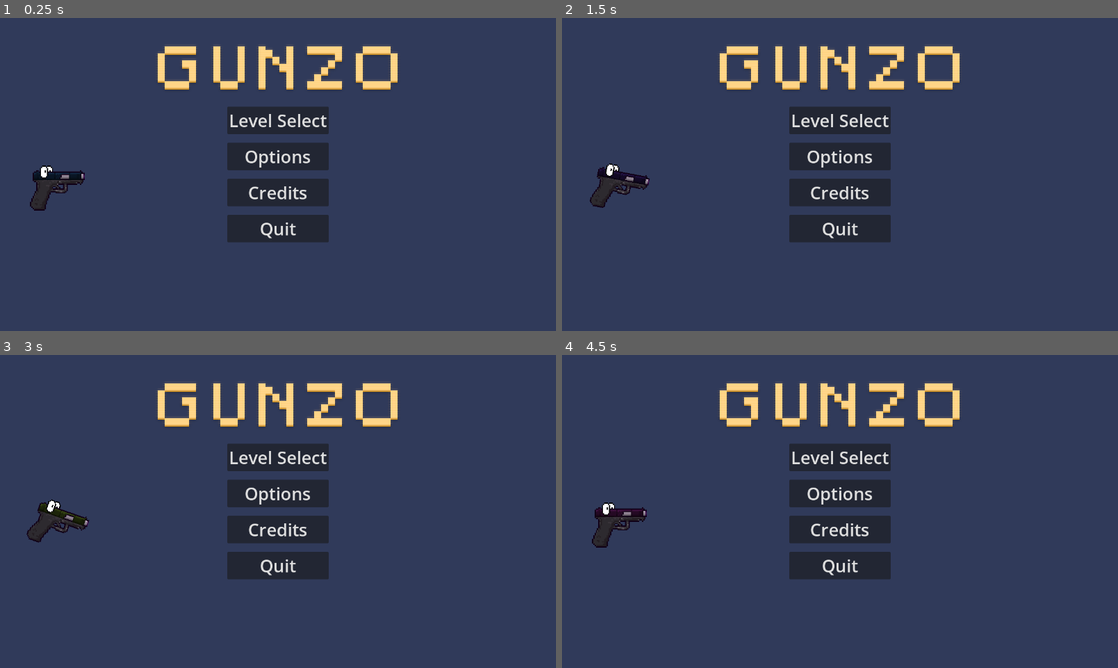
Above: before the commit, frames 1-4 (two rows, left to right).
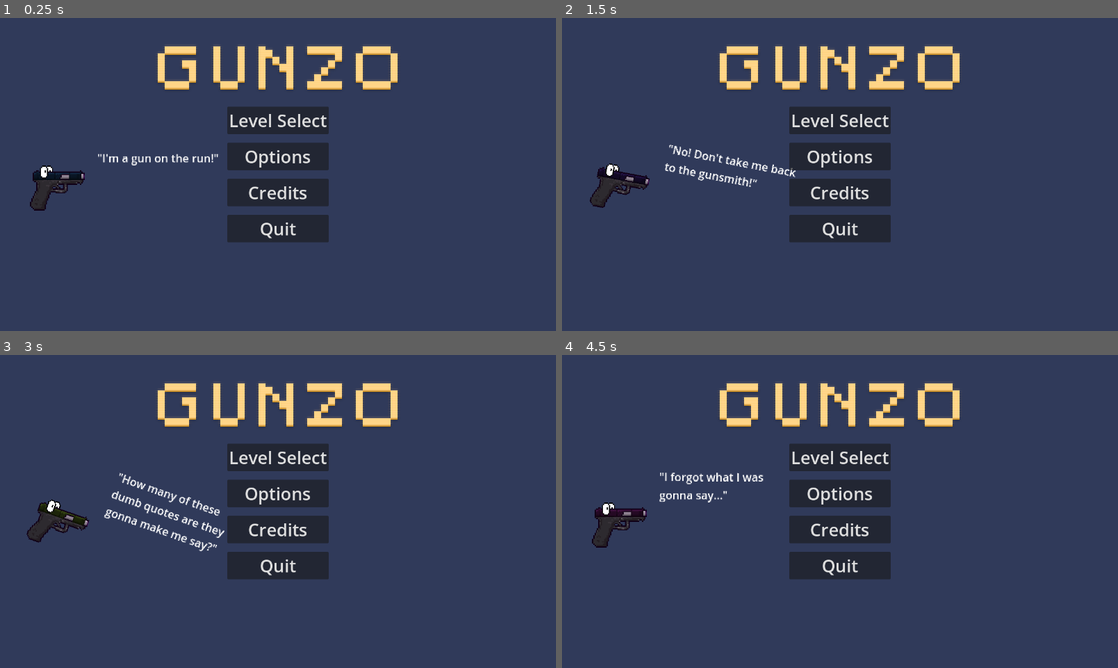
Above: after the commit, the same moments.

Repository: GamesFromANobody/JumpGun
Game: Godot game, scene res://Scenes/UI/main_menu.tscn
Same seed, same stepped clock (60 frames per second), same inputs: the game is played once before the commit and once after it. Sound files missing from this copy of the repository are replaced by a short silence.
Inputs:
- Up to frame 1 (0.25 s): no input
- Up to frame 2 (1.5 s): click "Level Select" at 0.5 s; click "Back" at 1.25 s
- Up to frame 3 (3 s): click "Options" at 2 s; click "Back" at 2.75 s
- Up to frame 4 (4.5 s): click "Credits" at 3.5 s; click "Back" at 4.25 s

The runs differ from the first frame. In frame 1, 0.2% of the frame differs, in the area x 17-40%, y 43-48%; in frame 2, 0.6%; in frame 3, 0.8%, in the area x 18-41%, y 37-63%; in frame 4, 0.4%.

Commit message:
add menu quips plus enzo02 change
menu gun now talks smack.  this includes references to other name ideas and other game brainstorm ideas.

made small adjustments to level_enzo02.

Diff:
--- a/jumpgun/Scenes/Levels/level_Enzo02.tscn
+++ b/jumpgun/Scenes/Levels/level_Enzo02.tscn
@@ -1,9 +1,8 @@
-[gd_scene load_steps=5 format=4 uid="uid://clytaljuarrl2"]
+[gd_scene load_steps=4 format=4 uid="uid://clytaljuarrl2"]
 
 [ext_resource type="PackedScene" uid="uid://yo74n18pbk7b" path="res://Scenes/level_base.tscn" id="1_x3pqn"]
 [ext_resource type="PackedScene" uid="uid://vgd1xojc04hf" path="res://Scenes/Enemies/mob_enemy.tscn" id="2_3g5gk"]
 [ext_resource type="Resource" uid="uid://ckwf82khe36yc" path="res://Resources/Player/Resource_player_pistol_glock18_v1.tres" id="2_8rh28"]
-[ext_resource type="Script" path="res://Scripts/mob_enemy.gd" id="3_7we4q"]
 
 [node name="LevelEnzo02" type="Node2D"]
 
@@ -30,11 +29,8 @@
 position = Vector2(520, -24)
 flying = true
 
-[node name="@CharacterBody2D@24324" type="CharacterBody2D" parent="Level_Base/Enemies" index="2" groups=["Enemies"] instance=ExtResource("2_3g5gk")]
+[node name="@CharacterBody2D@24324" parent="Level_Base/Enemies" index="2" instance=ExtResource("2_3g5gk")]
 position = Vector2(200, -56)
-collision_layer = 4
-collision_mask = 87
-script = ExtResource("3_7we4q")
 flying = true
 
 [node name="Player" parent="Level_Base" index="4"]
--- a/jumpgun/Scenes/UI/main_menu.tscn
+++ b/jumpgun/Scenes/UI/main_menu.tscn
@@ -29,6 +29,21 @@
 [node name="MenuGun" parent="CanvasLayer" instance=ExtResource("2_ndr7i")]
 position = Vector2(128, 399)
 scale = Vector2(4, 4)
+
+[node name="TheMenuGunSays" type="Label" parent="CanvasLayer/MenuGun"]
+anchors_preset = 2
+anchor_top = 1.0
+anchor_bottom = 1.0
+offset_left = 24.0
+offset_top = -48.0
+offset_right = 217.0
+offset_bottom = 35.0
+grow_vertical = 0
+scale = Vector2(0.4, 0.4)
+size_flags_vertical = 1
+text = "\"I'm a gun on the run!\""
+vertical_alignment = 2
+autowrap_mode = 2
 
 [node name="AspectRatioContainer" type="AspectRatioContainer" parent="CanvasLayer"]
 custom_minimum_size = Vector2(1280, 720)
--- a/jumpgun/Scripts/UI/main_menu.gd
+++ b/jumpgun/Scripts/UI/main_menu.gd
@@ -1,9 +1,24 @@
 extends Control
 
+var ThingsTheMenuGunSays = [
+	"I'm a gun on the run!",
+	"Ah, shoot!",
+	"I'm still stuck on this stupid screen!",
+	"I forgot what I was gonna say...",
+	"Howdy!",
+	"Lock & Gluger's got nothin' on me! Nothin'!",
+	"No! Don't take me back to the gunsmith!",
+	"How many of these dumb quotes are they gonna make me say?",
+	"*Casually spams '14' while you're still here*",
+	"Those monsters nearly made me the BULLET instead!",
+	"Those monsters nearly made me a Trebuchet! Hmm...",
+	"So anyway, I started blastin'...",
+	"Those monsters used to dump me in acid!"
+]
 
 # Called when the node enters the scene tree for the first time.
 func _ready() -> void:
-	pass # Replace with function body.
+	menuGunQuoteChange()
 
 
 # Called every frame. 'delta' is the elapsed time since the previous frame.
@@ -11,15 +26,28 @@
 	pass
 
 
+func menuGunQuoteChange():
+	var i : int
+	if(Global.justLaunched == true):
+		Global.justLaunched = false
+		i = 0
+	else:
+		i = (randi() % ThingsTheMenuGunSays.size()) - 1
+	$CanvasLayer/MenuGun/TheMenuGunSays.set_deferred("text", str('"', ThingsTheMenuGunSays[i], '"'))
+
+
 func _on_level_select_pressed() -> void:
+	menuGunQuoteChange()
 	get_tree().change_scene_to_file("res://Scenes/UI/level_select.tscn")
 
 
 func _on_options_pressed() -> void:
+	menuGunQuoteChange()
 	get_tree().change_scene_to_file("res://Scenes/UI/options.tscn")
 
 
 func _on_credits_pressed() -> void:
+	menuGunQuoteChange()
 	get_tree().change_scene_to_file("res://Scenes/UI/credits.tscn")
 
 
--- a/jumpgun/Scripts/global.gd
+++ b/jumpgun/Scripts/global.gd
@@ -4,6 +4,7 @@
 var playerSelect : String
 var targetsStarting : int
 var targetsLeft : int
+var justLaunched = true
 
 func set_level(level_select):
 	self.levelSelect = level_select
